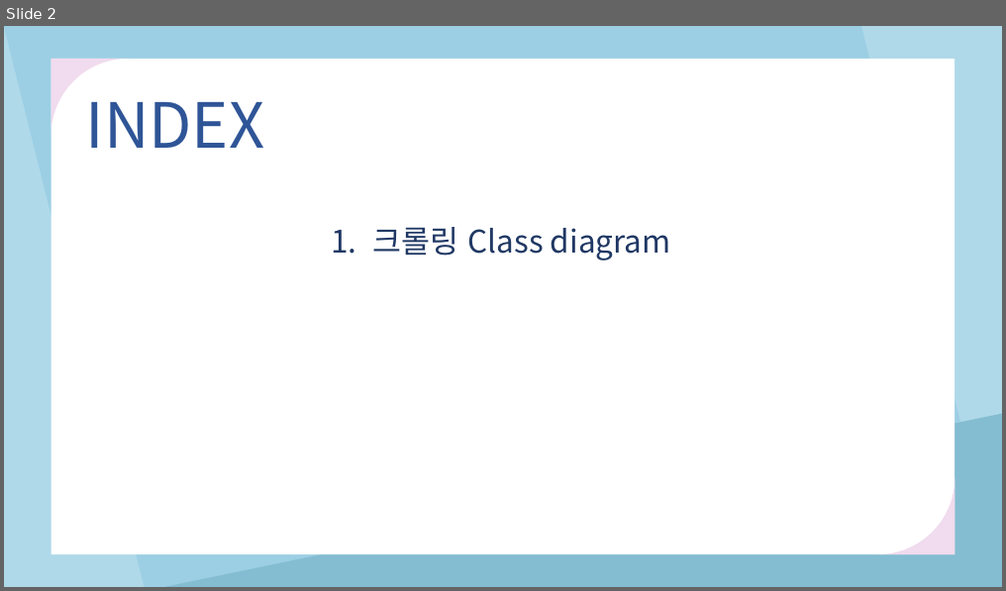
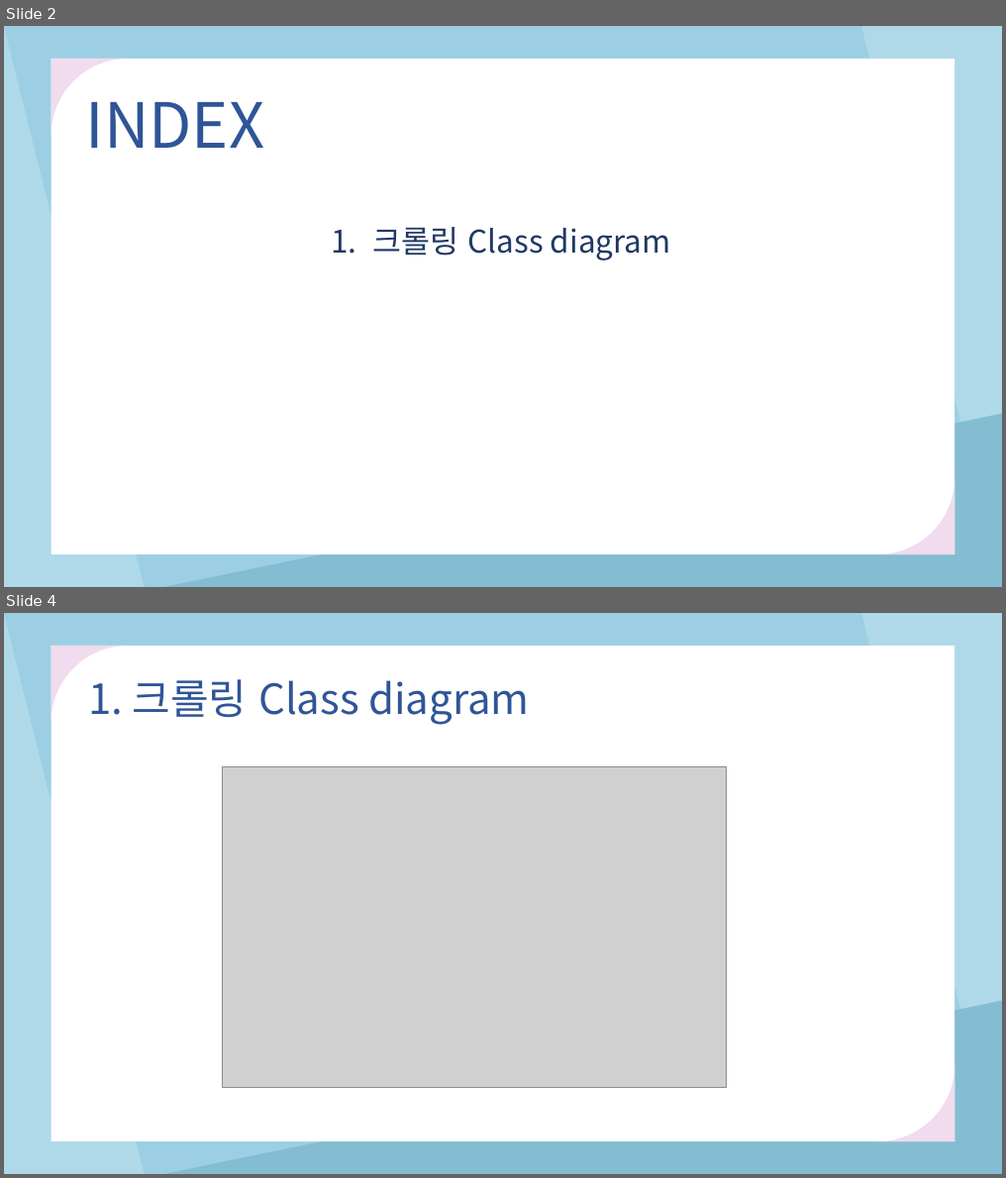
Before and after one commit to tjdghks994/instagram_crawler, a slide deck: 학부연구생발표(200131).pptx. Shown one above the other, each under a label of ours: slide 2 before the commit, slides 2 and 4 after it; the slides between them are not shown. The pictures are 1006x591 and 1006x1178 pixels, drawn with LibreOffice and Linux fonts; fonts in the diff are those of the drawing; grey boxes stand for pictures. Boxes give left, top, right and bottom in pixels: in the first picture for what was removed or moved away, otherwise in the second. Text is boxed around its words. In the diff, an @@ line names an element or a change of style, - is before the commit and + after.

```diff
--- a/학부연구생발표(200131).pptx
+++ b/학부연구생발표(200131).pptx
@@ slide 4 added at <box>4,613,1002,1174</box>, background #FFFFFF @@
@@ rectangle added at <box>4,613,1002,1174</box>, fill #AFD9E9, outline #AFD9E9 1 pt @@
@@ parallelogram added at <box>4,613,1002,1174</box>, fill #9CCFE4 @@
@@ rectangle added at <box>52,646,954,1142</box>, fill #FFFFFF @@
@@ freeform shape added at <box>52,646,129,722</box>, fill #F1DBEE @@
@@ text added at <box>88,679,529,725</box>, 40 pt, text #2F5597 @@
+1. 크롤링 Class diagram
@@ picture added at <box>223,767,727,1087</box> @@
@@ right triangle added at <box>164,1001,1002,1174</box>, fill #84BDD1 @@
@@ freeform shape added at <box>877,1064,954,1142</box>, fill #F1DBEE @@
```
Also in this commit, not shown: 1 slide changed, 14 other slides added, 2 other files.
